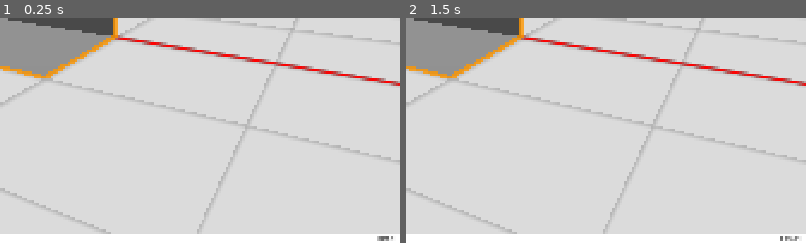
Above: before the commit, frames 1-2 (left to right).
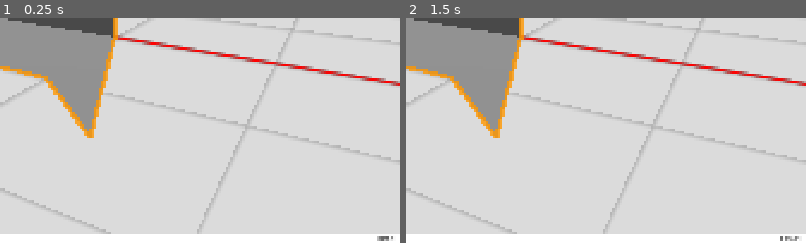
Above: after the commit, the same moments.

Repository: JoonChicken/dnd-builder
Game: Godot game, scene res://main.tscn
The game is run twice, just before and just after one commit, with the same random seed, the same clock (stepped at 60 frames per second) and the same inputs.
Inputs:
- Up to frame 1 (0.25 s): no input
- Up to frame 2 (1.5 s): click "Play" at 0.5 s; click "Play" at 1.25 s
The pictures show only the part of the screen within x 50-100%, y 50-100%; the shares and areas given below are measured in that part.

The runs differ from the first frame. In frame 1, 4.0% of the frame differs, in the area x 11-30%, y 7-54%; in frame 2, 4.0%.

Commit message:
Sector mesh generation improvements

Diff:
--- a/sector.gd
+++ b/sector.gd
@@ -1,20 +1,35 @@
 extends Node3D
 
+@export var origin := Vector3.ZERO
 @export_group("Sector Shape")
 @export var base_vertices : Array
 @export var floor_height := 0.0
 @export var ceil_height := 2.0
+@export_group("Sector Components")
+@export var mesh_node : MeshInstance3D
+@export var collider_node : CollisionShape3D
 @export_group("Sector Appearance")
-@export var flip_normals := true
+@export var hide_sector_from_players := false
 @export var wall_material : Material
 @export var floor_material : Material
 
-@onready var mesh_node : MeshInstance3D = $Mesh
 var st := SurfaceTool.new()
 
 
 func _ready() -> void:
     regenerate()
+
+
+func generate_origin() -> void:
+    # start with finding a centerpoint for triangle fan; try the average of vertices and midpoints
+    # (should work well enough with convex-ish shapes)
+    var sum = Vector2.ZERO # find average point of all the vertices
+    for i in range(base_vertices.size()):
+        sum += base_vertices[i]
+        var midpoint : Vector2 = base_vertices[i] + (base_vertices[(i + 1) % base_vertices.size()] - base_vertices[i]) / 2
+        sum += midpoint
+    var avg : Vector2 = sum / (base_vertices.size() * 2.0)
+    origin = Vector3(avg.x, (floor_height + ceil_height) / 2, avg.y)
 
 
 func regenerate() -> void:
@@ -60,16 +75,12 @@
             st.add_vertex(Vector3(vertex.x, ceil_height, vertex.y)) # top right of quad
 
     # generate floor and ceiling
-    # start with finding a centerpoint for triangle fan; try the average first (should work well with convex shapes)
-    var sum = Vector2.ZERO # find average point of all the vertices
-    for i in range(base_vertices.size()):
-        sum += Vector2(base_vertices[i].x, base_vertices[i].y)
-    var centerpoint : Vector2 = sum / base_vertices.size()
+    # first find origin of shape
+    generate_origin()
+    var centerpoint := Vector2(origin.x, origin.z)
     # check if centerpoint is within the polygon made with the base vertices
-    if Geometry2D.is_point_in_polygon(centerpoint, base_vertices):
-        print("successfully found midpoint")
-    else:
-        print("uhhh mesh might be weird")
+    if not Geometry2D.is_point_in_polygon(centerpoint, base_vertices):
+        print("MESH WARNING: Midpoint not generated correctly. Try to split up convex shapes into concave components.")
 
     # generate triangle fan meshes for floor and ceiling
     var vertices_floor := [Vector3(centerpoint.x, floor_height, centerpoint.y)]
@@ -80,15 +91,18 @@
         vertices_floor.append(Vector3(bottom_vertex.x, floor_height, bottom_vertex.y))
         vertices_ceil.append(Vector3(top_vertex.x, ceil_height, top_vertex.y))
     st.add_triangle_fan(vertices_floor)
-    st.add_triangle_fan(vertices_ceil)
+    st.add_triangle_fan(vertices_ceil) # handle uvs here somehow
 
     # other annoying stuff
     st.index()
     st.generate_normals()
     var mesh = st.commit()
     mesh_node.mesh = mesh
-    mesh_node.create_multiple_convex_collisions()
+    collider_node.shape = mesh.create_trimesh_shape()
 
 
-func _on_input_event(camera: Node, event: InputEvent, event_position: Vector3, normal: Vector3, shape_idx: int) -> void:
-    pass # Replace with function body.
+func _on_input_event(_camera: Node, event: InputEvent, _event_position: Vector3, _normal: Vector3, _shape_idx: int) -> void:
+    if event is InputEventMouseButton:
+        if event.pressed and event.button_index == MouseButton.MOUSE_BUTTON_LEFT:
+            print("clicked!!")
+            mesh_node.set_layer_mask_value(6, not mesh_node.get_layer_mask_value(6))
--- a/sector.tscn
+++ b/sector.tscn
@@ -2,12 +2,16 @@
 
 [ext_resource type="Script" uid="uid://tx3rnm85tdnt" path="res://sector.gd" id="1_fgfn7"]
 
-[node name="Sector" type="Area3D"]
+[node name="Sector" type="Area3D" node_paths=PackedStringArray("mesh_node", "collider_node")]
 script = ExtResource("1_fgfn7")
-base_vertices = [Vector2(0, 1), Vector2(1, 1), Vector2(1, 0), Vector2(0, 0)]
+base_vertices = [Vector2(0, 1), Vector2(1, 1), Vector2(1.5, 1.5), Vector2(1, 0), Vector2(0, 0)]
+mesh_node = NodePath("Mesh")
+collider_node = NodePath("Collider")
 
 [node name="Mesh" type="MeshInstance3D" parent="."]
 layers = 33
 skeleton = NodePath("")
 
+[node name="Collider" type="CollisionShape3D" parent="."]
+
 [connection signal="input_event" from="." to="." method="_on_input_event"]
